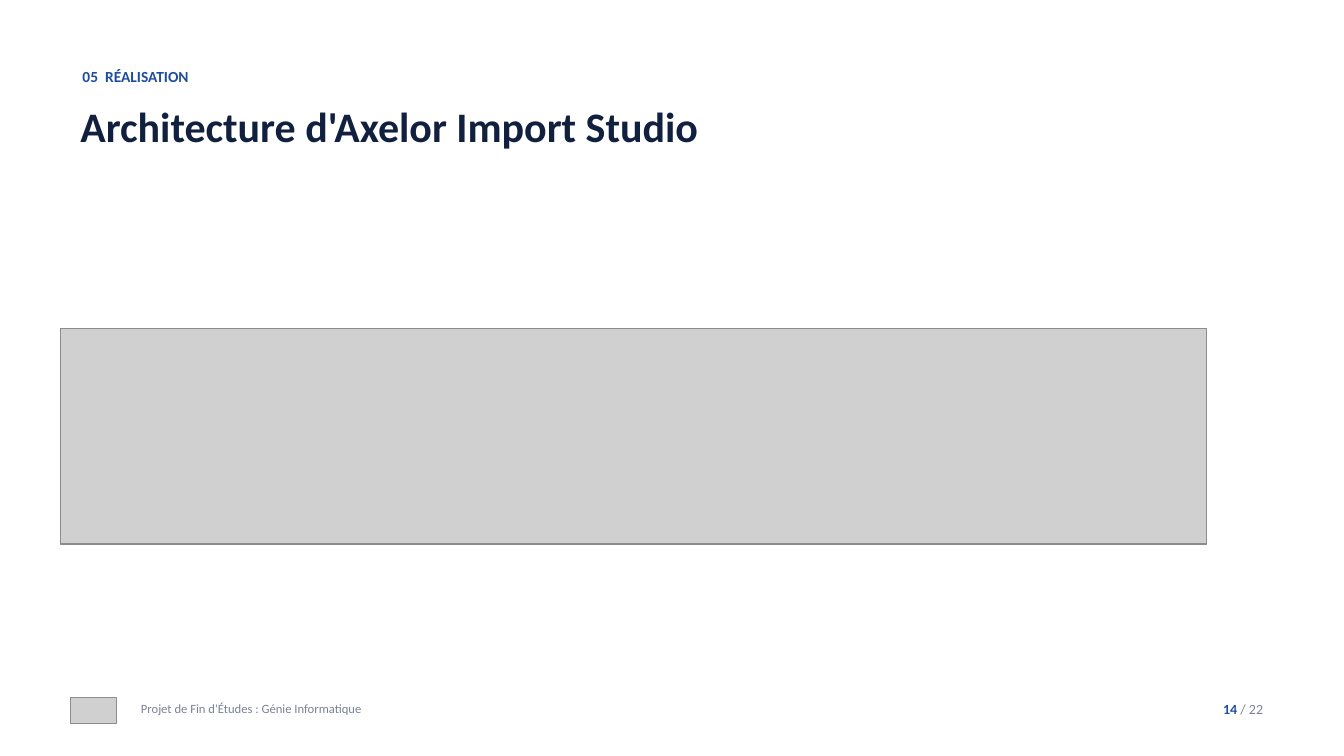
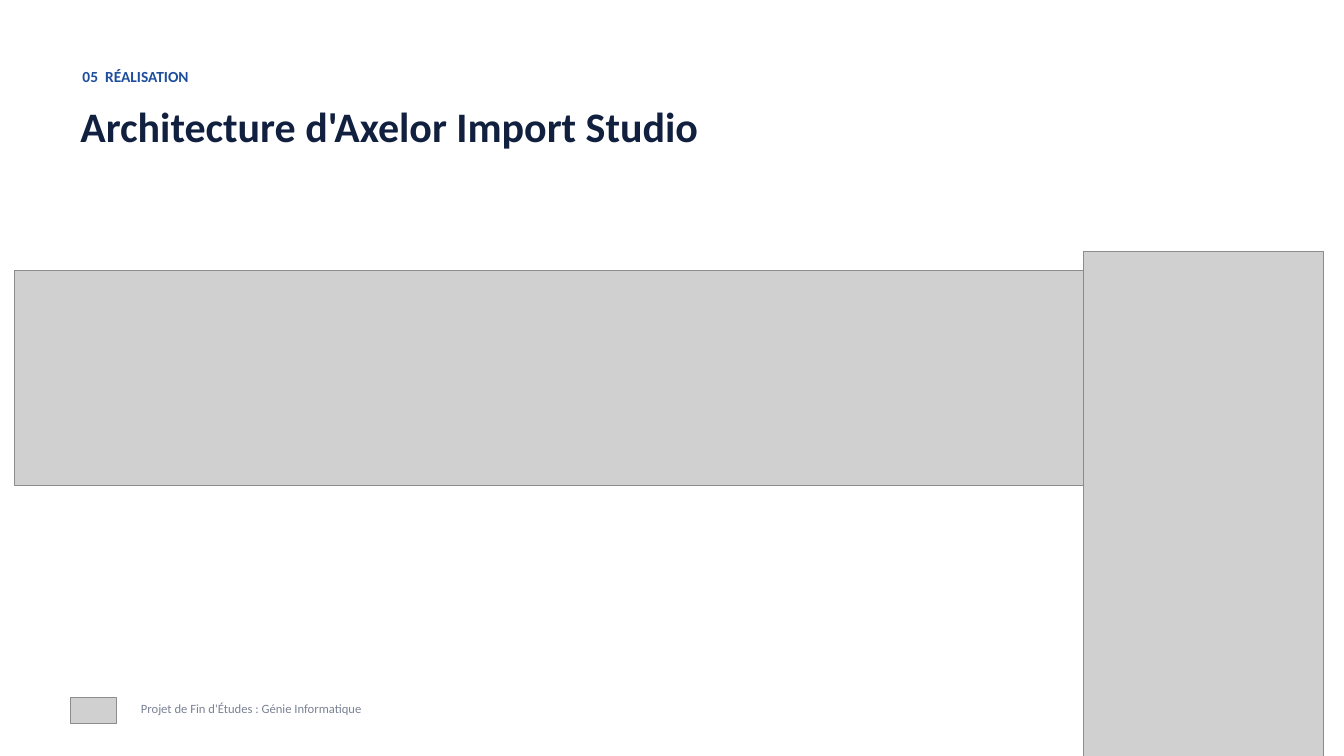
Before and after one commit to tahaghailan21-max/presentation-pfe, a slide deck: slide 14 of Presentation_PFE_TahaGHAILAN_v2.pptx. Drawn at 1344x756 pixels with LibreOffice and Linux fonts; fonts in the diff are those of the drawing; grey boxes stand for pictures. Boxes give left, top, right and bottom in pixels: in the first picture for what was removed or moved away, otherwise in the second. Text is boxed around its words. In the diff, an @@ line names an element or a change of style, - is before the commit and + after.

```diff
--- a/Presentation_PFE_TahaGHAILAN_v2.pptx
+++ b/Presentation_PFE_TahaGHAILAN_v2.pptx
@@ picture added at <box>1084,252,1324,756</box> @@
@@ picture: place and size @@
-picture at <box>60,329,1207,543</box>
+picture at <box>15,270,1162,485</box>
@@ text removed at <box>1223,705,1263,714</box> @@
-14 / 22
```
Also in this commit, not shown: 14 other slides changed.
